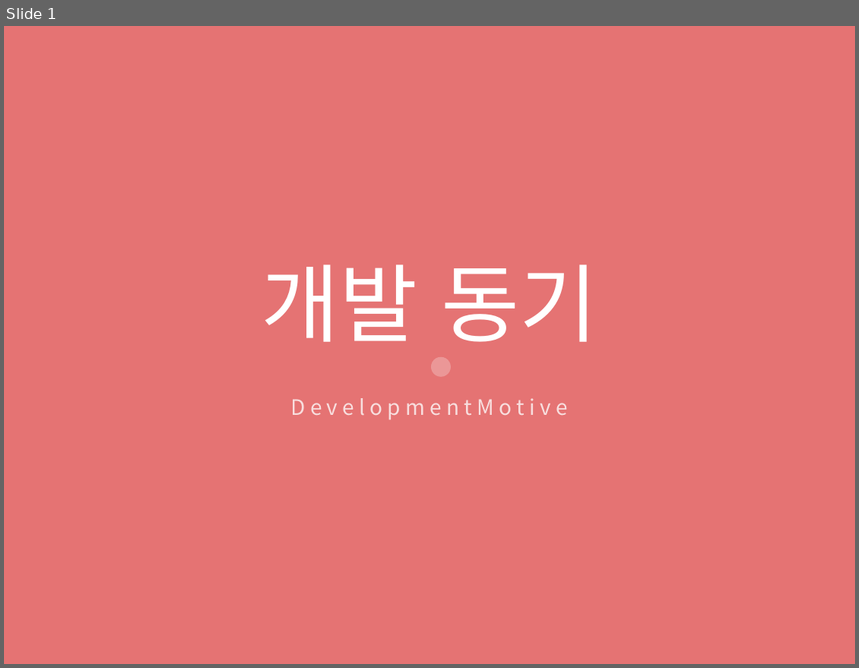
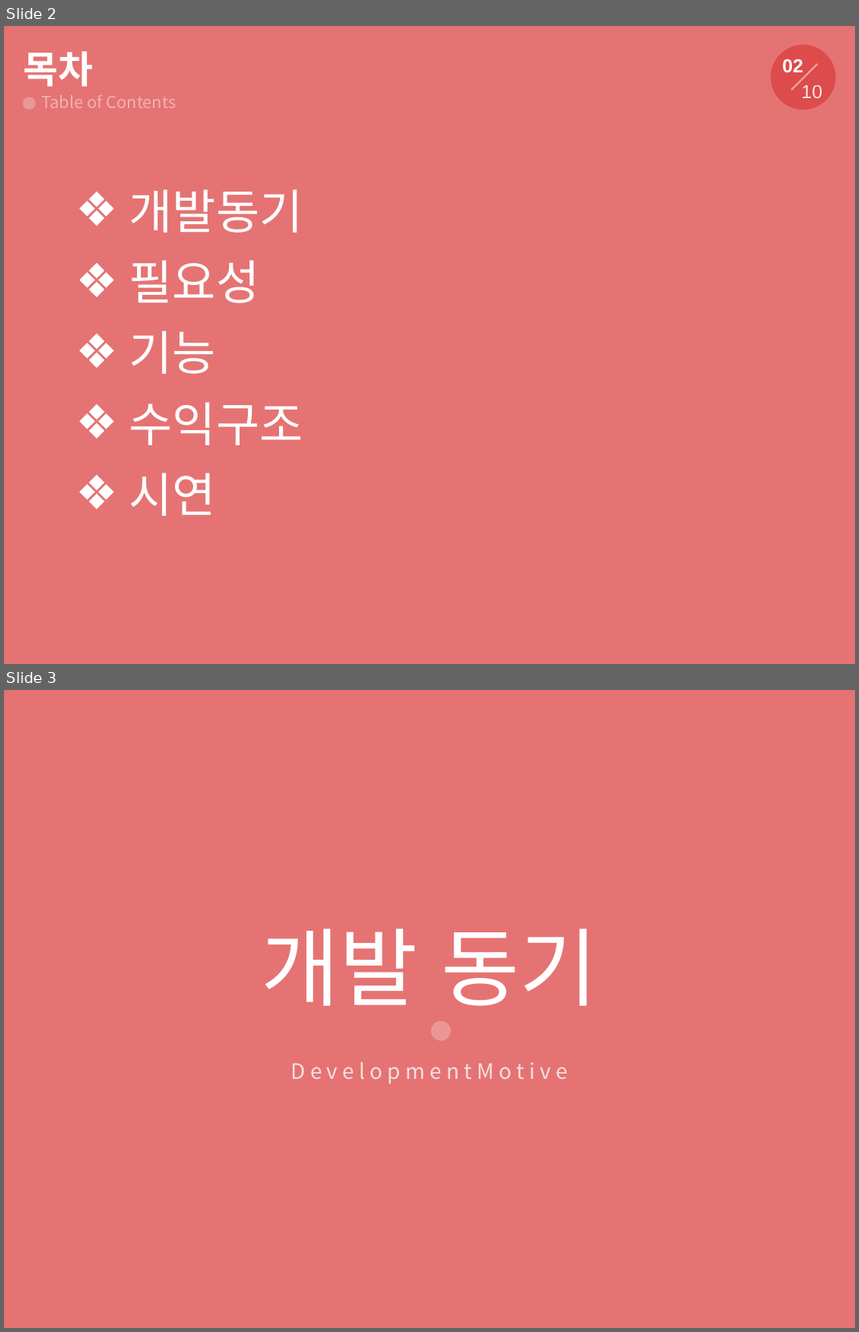
Before and after one commit to tornadoblot/Kangwondo, a slide deck: ppt/프레젠테이션1.pptx. Shown one above the other, each under a label of ours: slide 1 before the commit, slides 2 and 3 after it. The pictures are 859x668 and 859x1332 pixels, drawn with LibreOffice and Linux fonts; fonts in the diff are those of the drawing. Boxes give left, top, right and bottom in pixels: in the first picture for what was removed or moved away, otherwise in the second. Text is boxed around its words. In the diff, an @@ line names an element or a change of style, - is before the commit and + after.

```diff
--- a/ppt/프레젠테이션1.pptx
+++ b/ppt/프레젠테이션1.pptx
@@ slide 2 added at (4, 26, 855, 664), background #E57373 @@
@@ ellipse added at (771, 45, 835, 110), fill #DD4B4B @@
@@ text added at (24, 51, 94, 87), 32 pt, text #FFFFFF, bold @@
+목차
@@ text added at (782, 59, 804, 72), 16 pt, text #FFFFFF, bold @@
+02
@@ rounded rectangle added at (791, 63, 818, 91), fill #FFFFFF at 50% opacity @@
@@ text added at (801, 85, 823, 98), 16 pt, text #FFFFFF at 85% opacity @@
+10
@@ ellipse added at (23, 97, 35, 110), fill #FFFFFF at 26% opacity @@
@@ text added at (41, 95, 177, 108), 14 pt, text #FFFFFF at 45% opacity @@
+Table of Contents
@@ text added at (129, 189, 303, 516), 40 pt, text #FFFFFF @@
+❖ 개발동기
+❖ 필요성
+❖ 기능
+❖ 수익구조
+❖ 시연
@@ what was slide 1 is now slide 3 @@
```
Also in this commit, not shown: 1 slide changed, 1 other slide added, 1 other file.
